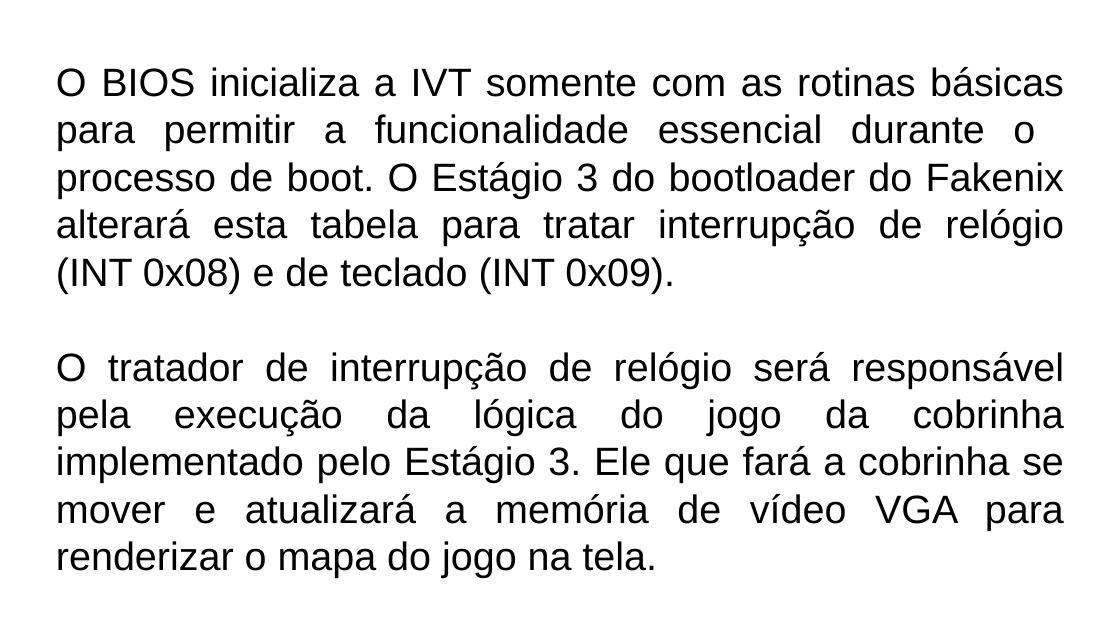
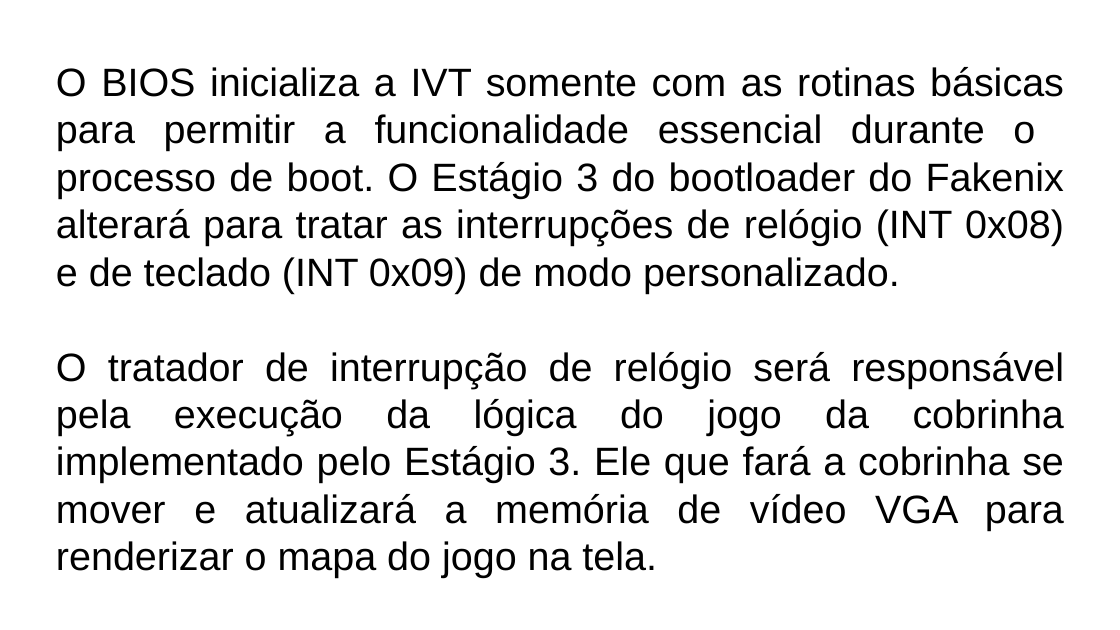
Before and after one commit to LeandroApAlmeida/Bootloader, a slide deck: slide 22 of doc/Fakenix.odp. Drawn at 1120x630 pixels with LibreOffice and Linux fonts; fonts in the diff are those of the drawing. Boxes give left, top, right and bottom in pixels: in the first picture for what was removed or moved away, otherwise in the second. Text is boxed around its words. In the diff, an @@ line names an element or a change of style, - is before the commit and + after.

```diff
--- a/doc/Fakenix.odp
+++ b/doc/Fakenix.odp
@@ text at (56, 67, 1064, 293): text changed @@
-O BIOS inicializa a IVT somente com as rotinas básicas para permitir a funcionalidade essencial durante o processo de boot. O Estágio 3 do bootloader do Fakenix alterará esta tabela para tratar interrupção de relógio (INT 0x08) e de teclado (INT 0x09).
+O BIOS inicializa a IVT somente com as rotinas básicas para permitir a funcionalidade essencial durante o processo de boot. O Estágio 3 do bootloader do Fakenix alterará para tratar as interrupções de relógio (INT 0x08) e de teclado (INT 0x09) de modo personalizado.
```
Also in this commit, not shown: 9 other slides changed, 1 other file.
